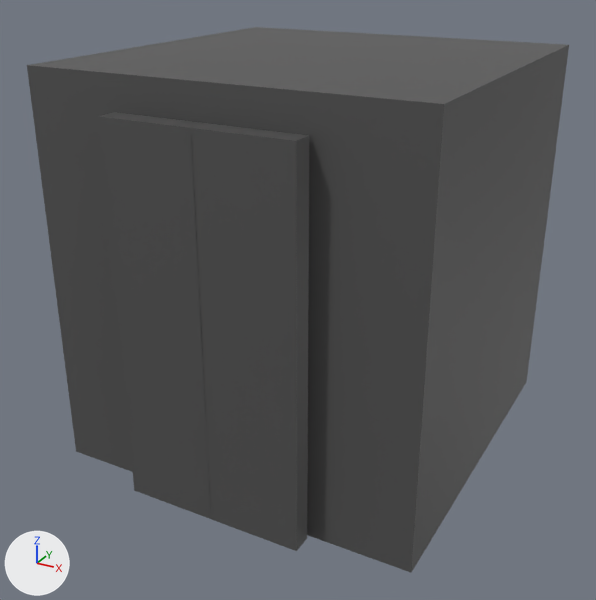
The Blender file Assets/Models/Elevator.blend, before and after one commit.
One viewpoint serves both versions: a camera (50 mm lens) standing at (3.73, -5.22, 3.03) and looking at (-0.06, 1.67, -0.42). The lights are fixed; the arrows at lower left show +X, +Y and +Z.

Script lines for the objects in view, before the commit:
```python
me_cube_001 = bpy.data.meshes.new('Cube.001')
me_cube_001.from_pydata(...)  # a box spanning x -1.0..1.0, y -1.0..1.0, z -1.0..1.0
me_cube_001.materials.append(mat_elecdoorframe)  # dark grey #525252
me_cube_002 = bpy.data.meshes.new('Cube.002')
me_cube_002.from_pydata(...)  # 28 vertices, 25 faces; spans x -1.0..1.0, y -1.03..1.03, z -0.99..1.0
me_cube_002.materials.append(mat_elecdoorframe)  # dark grey #525252
me_cube_003 = bpy.data.meshes.new('Cube.003')
me_cube_003.from_pydata(...)  # a box spanning x -1.0..1.0, y -1.0..1.0, z -1.0..1.0
me_cube_003.materials.append(mat_elecdoorframe)  # dark grey #525252
ob_cube = bpy.data.objects.new('Cube', me_cube_002)
ob_cube.location = (0.0, 1.96, 0.01)
ob_cube.scale = (1.9, 1.9, 2.0)
ob_doorpanel_001 = bpy.data.objects.new('DoorPanel.001', me_cube_001)
ob_doorpanel_001.location = (-0.47, 0.0, -0.14)
ob_doorpanel_001.scale = (0.459, 0.1, 1.84)
ob_doorpanel_002 = bpy.data.objects.new('DoorPanel.002', me_cube_003)
ob_doorpanel_002.location = (0.44, 0.0, -0.14)
ob_doorpanel_002.scale = (0.459, 0.1, 1.84)
```
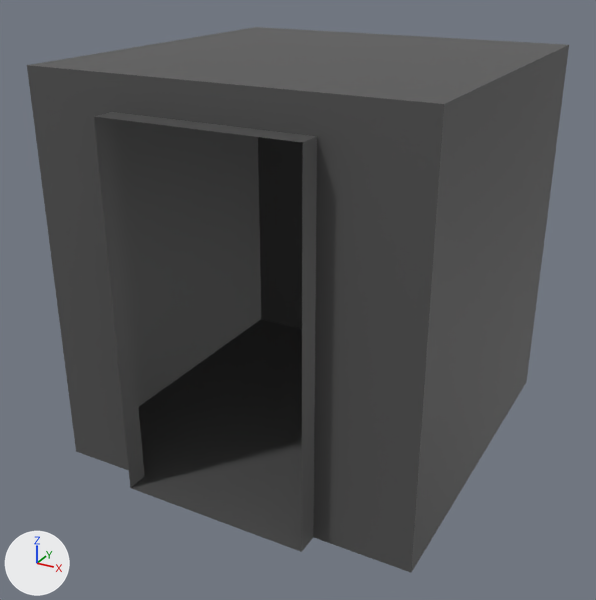
Commit message: Add elevator movement

Pixel boxes (x1, y1, x2, y2) of what changed, in the pictures (596 x 600 px; the box of a moved part takes in the faces that stretch with it):
'DoorPanel.002', deleted: before (191, 123, 309, 551)
'DoorPanel.001', deleted: before (98, 112, 211, 519)
part 1 of me_cube_002, moved or reshaped (not visible before): after (94, 117, 145, 488)
part 2 of me_cube_002, moved or reshaped: before (27, 27, 325, 472); after (27, 27, 318, 476)
part 3 of me_cube_002, moved or reshaped (not visible before): after (94, 112, 317, 552)
part 4 of me_cube_002, moved or reshaped: before (116, 31, 567, 572); after (109, 31, 567, 572)

What the commit changed:
me_cube_002 has 28 vertices, 25 faces and spans x -1.0..1.0, y -1.03..1.03, z -0.99..1.0.
me_cube_002 is used by ob_cube; location (0.0, 1.96, 0.01); scale (1.9, 1.9, 2.0).
me_cube_002 part 1: all 2 vertices in x -0.48, y -1.03, z -0.99..0.84 are moved by (-0.04, -0.05, 0.0).
me_cube_002 part 2: all 6 vertices in x -0.48, y -0.97..1.03, z -0.99..1.0 are moved by (-0.04, 0.0, 0.0).
me_cube_002 part 3: all 2 vertices in x 0.46, y -1.03, z -0.99..0.84 are moved by (0.04, -0.05, 0.0).
me_cube_002 part 4: all 6 vertices in x 0.46, y -0.97..1.03, z -0.99..1.0 are moved by (0.04, 0.0, 0.0).
Object 'DoorPanel.001' (ob_doorpanel_001) is deleted.
Object 'DoorPanel.002' (ob_doorpanel_002) is deleted.
